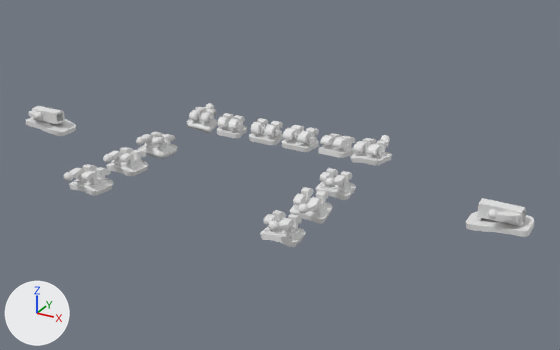
The Blender file data/odc_bracket_library.blend: old version first, new version second.
Before and after are seen from a 50 mm camera at (43.8, -70.5, 35.3) aimed at (4.6, 0.8, -0.3). The lights are fixed; the arrows at lower left show +X, +Y and +Z.

The first picture shows 'LL3_tip4_tq-6', 'LL3_tip4_tq0', 'LL3_tip4_tq6', 'LL6_7dofset', 'LR3_tip4_tq-6', 'LR3_tip4_tq0', 'LR3_tip4_tq6', 'LR6_7dofset', 'UL1_tip5_tq12', 'UL2_tip9_tq10', 'UL3_tip11_tq0', 'UR1_tip5_tq12'.
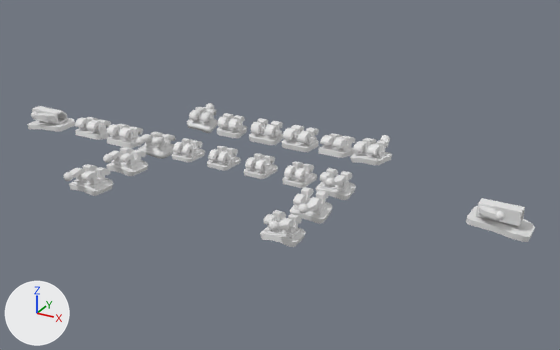
Where the change shows, as pixel boxes (x1, y1, x2, y2) in the pictures (560 x 350 px; the box of a moved part takes in the faces that stretch with it):
'LL6_7dofset', reshaped (12% taller)
    before: (466, 198, 534, 237)
    after: (466, 198, 535, 242)
'LR6_7dofset', reshaped (13% shorter)
    before: (26, 106, 76, 136)
    after: (27, 106, 75, 132)
'LR4_tip2_tq12', added
    after: (106, 124, 143, 148)
'LL2_tip0_tq-6', added
    after: (282, 161, 317, 188)
'LL1_tip0_tq-6', added
    after: (244, 153, 278, 179)
'LR5_tip2_tq17', added
    after: (75, 117, 111, 140)
'LR1_tip0_tq-6', added
    after: (207, 146, 241, 171)
'LR2_tip0_tq-6', added
    after: (172, 138, 205, 162)
part 1 of me_cube_012, moved or reshaped
    before: (28, 106, 65, 124)
    after: (31, 106, 68, 125)
part 2 of me_cube_012, moved or reshaped
    before: (26, 117, 76, 136)
    after: (27, 118, 75, 132)
part 3 of me_cube_001, moved or reshaped
    before: (466, 211, 534, 237)
    after: (466, 206, 535, 242)
part 4 of me_cube_001, moved or reshaped
    before: (477, 198, 526, 226)
    after: (476, 198, 525, 226)

The change in detail:
me_cube_012 has 285 vertices, 251 faces and spans x -3.0..3.3, y -2.45..2.06, z -0.93..2.25.
me_cube_012 is used by ob_lr6_7dofset; location (-29.93, -0.05, 0.17).
me_cube_012 part 1: the loose piece of 192 vertices spanning x -2.14..2.18, y -2.45..1.3, z 0.5..2.25 is mirrored in x about its middle, then moved by (0.17, 0.0, 0.0).
me_cube_012 part 2: the loose piece of 93 vertices spanning x -3.0..3.3, y -1.63..2.06, z -0.93..0.47 is mirrored in x about its middle, then moved by (-0.09, 0.0, 0.0).
me_cube_001 has 285 vertices, 251 faces and spans x -3.36..2.93, y -2.5..2.0, z -0.94..2.24.
me_cube_001 is used by ob_ll6_7dofset; location (30.0, 0.0, 0.18).
me_cube_001 part 3: the loose piece of 93 vertices spanning x -3.36..2.93, y -1.68..2.0, z -0.94..0.47 is mirrored in x about its middle, then moved by (0.09, 0.0, 0.0).
me_cube_001 part 4: the loose piece of 192 vertices spanning x -2.25..2.07, y -2.5..1.25, z 0.49..2.24 is mirrored in x about its middle, then moved by (-0.17, 0.0, 0.0).
Mesh me_grid is new.
It has 238 vertices, 158 faces and spans x -1.59..1.6, y -1.72..1.72, z -0.12..1.8.
Mesh me_grid_001 is new.
It has 238 vertices, 158 faces and spans x -1.59..1.6, y -1.72..1.72, z -0.12..1.8.
Mesh me_cube_011 is new.
It has 274 vertices, 183 faces and spans x -2.04..1.98, y -1.52..1.92, z -0.34..2.33.
Mesh me_cube_013 is new.
It has 274 vertices, 183 faces and spans x -2.07..1.95, y -1.65..1.8, z -0.44..2.37.
Object 'LL1_tip0_tq-6' (ob_ll1_tip0_tq_6) is new; it shows me_grid.
Its location is (2.5, 0.0, 0.0).
Object 'LL2_tip0_tq-6' (ob_ll2_tip0_tq_6) is new; it shows me_grid_001.
Its location is (7.5, 0.0, 0.0).
Object 'LR1_tip0_tq-6' (ob_lr1_tip0_tq_6) is new; it shows a copy of me_grid_001.
Its location is (-2.5, 0.0, 0.0).
Object 'LR2_tip0_tq-6' (ob_lr2_tip0_tq_6) is new; it shows a copy of me_grid_001.
Its location is (-7.5, 0.0, 0.0).
Object 'LR4_tip2_tq12' (ob_lr4_tip2_tq12) is new; it shows me_cube_011.
Its location is (-17.17, 0.0, -0.25).
Object 'LR5_tip2_tq17' (ob_lr5_tip2_tq17) is new; it shows me_cube_013.
Its location is (-22.4, 0.23, -0.29).
